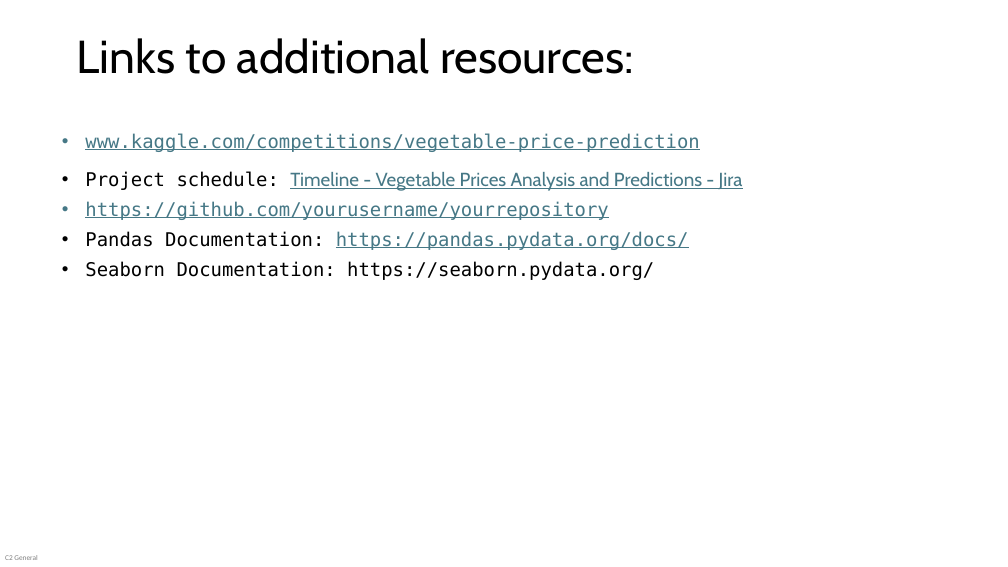
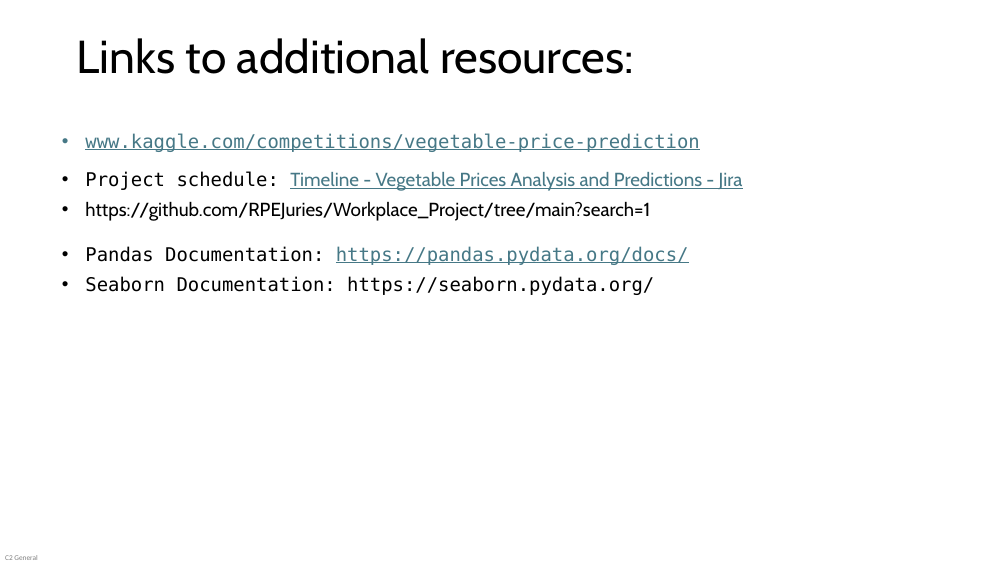
Before and after one commit to RPEJuries/Workplace_Project, a slide deck: slide 9 of Vegetable_Prices_Presentation.pptx. Drawn at 1008x567 pixels with LibreOffice and Linux fonts; fonts in the diff are those of the drawing. Boxes give left, top, right and bottom in pixels: in the first picture for what was removed or moved away, otherwise in the second. Text is boxed around its words. In the diff, an @@ line names an element or a change of style, - is before the commit and + after.

```diff
--- a/Vegetable_Prices_Presentation.pptx
+++ b/Vegetable_Prices_Presentation.pptx
@@ text at [85,201,650,221]: text changed; font DejaVu Sans Mono to Cabin; text colour #467886 to #000000 @@
-• https://github.com/yourusername/yourrepository
+• https://github.com/RPEJuries/Workplace_Project/tree/main?search=1
```
Also in this commit, not shown: 2 other files.
